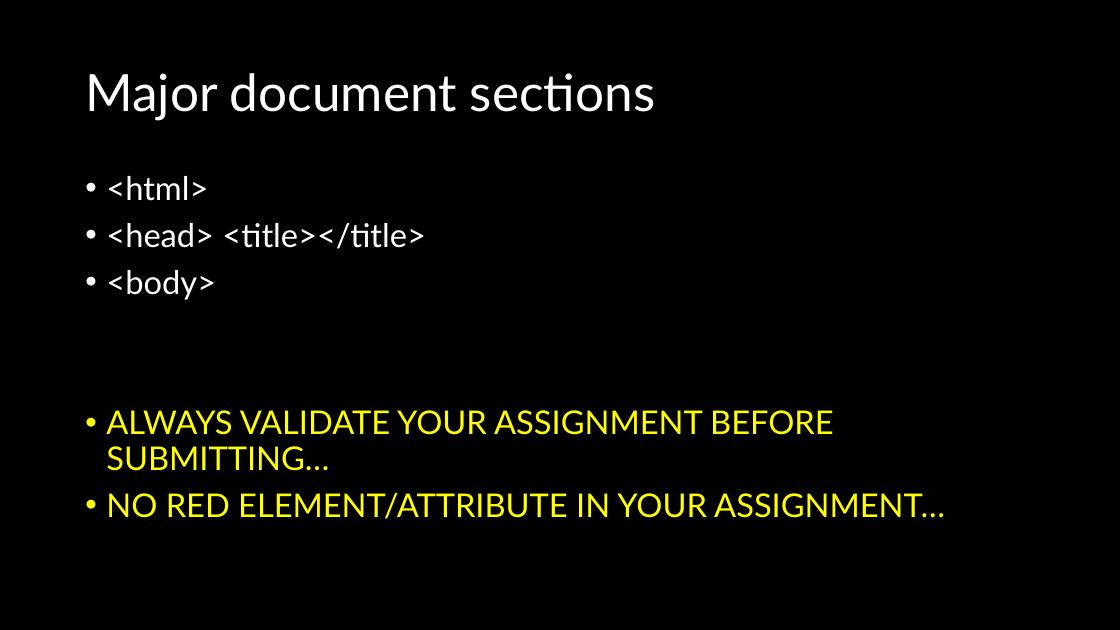
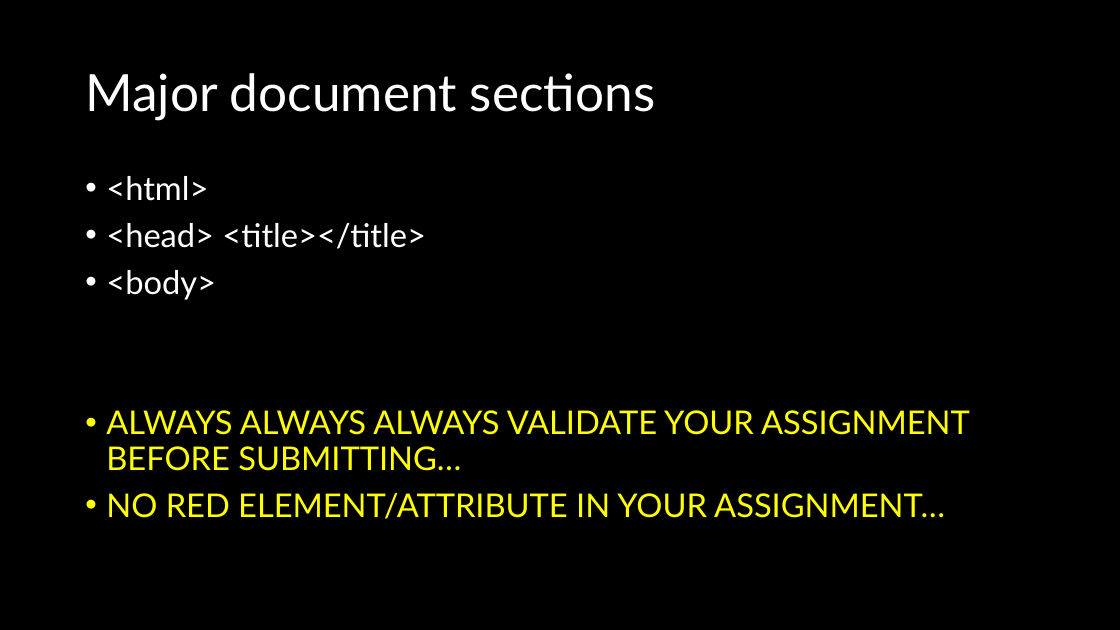
Before and after one commit to natiquekeyin/winter2026, a slide deck: slide 18 of FrontEnd/Week1/Week 1.pptx (slide 15 before the commit). Drawn at 1120x630 pixels with LibreOffice and Linux fonts; fonts in the diff are those of the drawing. Boxes give left, top, right and bottom in pixels: in the first picture for what was removed or moved away, otherwise in the second. Text is boxed around its words. In the diff, an @@ line names an element or a change of style, - is before the commit and + after.

```diff
--- a/FrontEnd/Week1/Week 1.pptx
+++ b/FrontEnd/Week1/Week 1.pptx
@@ text at [106, 410, 970, 471]: text changed @@
-• ALWAYS VALIDATE YOUR ASSIGNMENT BEFORE SUBMITTING…
+• ALWAYS ALWAYS ALWAYS VALIDATE YOUR ASSIGNMENT BEFORE SUBMITTING…
```
Also in this commit, not shown: 4 other slides changed, 3 slides added, 3 other files.
